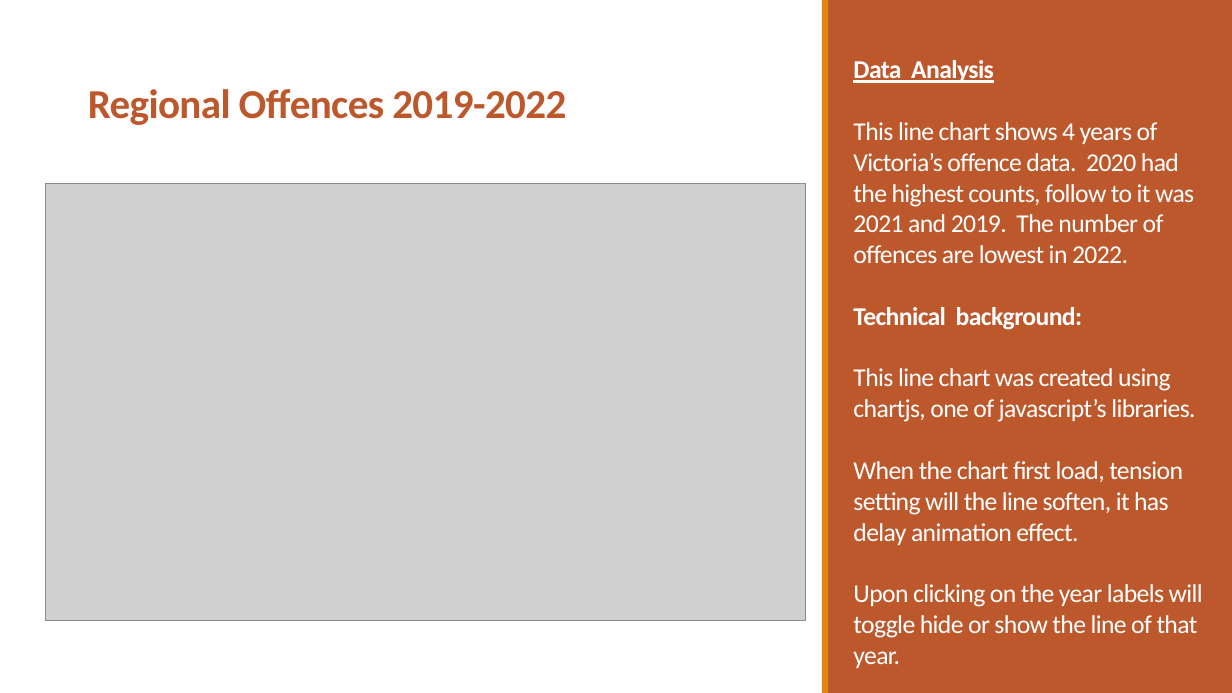
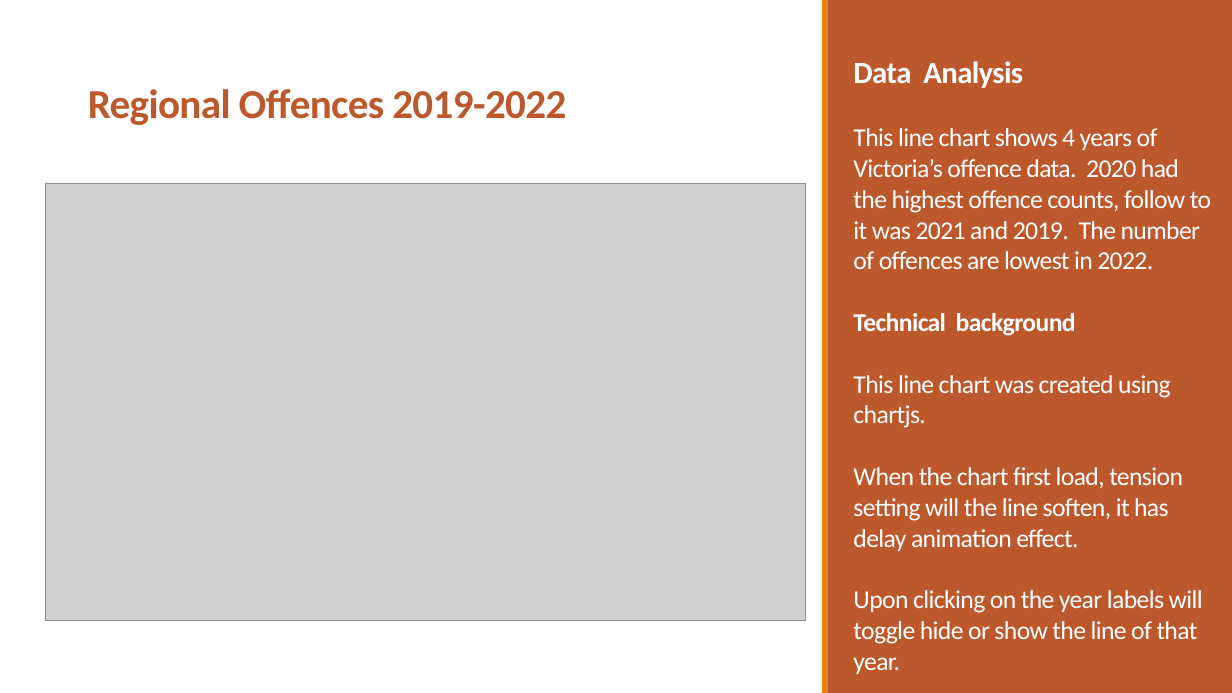
Before and after one commit to PhuongTieuOp/project3, a slide deck: slide 3 of Victoria Crime Data Visualization3.pptx (slide 4 before the commit). Drawn at 1232x693 pixels with LibreOffice and Linux fonts; fonts in the diff are those of the drawing; grey boxes stand for pictures. Boxes give left, top, right and bottom in pixels: in the first picture for what was removed or moved away, otherwise in the second. Text is boxed around its words. In the diff, an @@ line names an element or a change of style, - is before the commit and + after.

```diff
--- a/Victoria Crime Data Visualization3.pptx
+++ b/Victoria Crime Data Visualization3.pptx
@@ text at bbox=[853, 61, 1211, 674]: text changed @@
-Data Analysis
-This line chart shows 4 years of Victoria’s offence data. 2020 had the highest counts, follow to it was 2021 and 2019. The number of offences are lowest in 2022.
-Technical background:
-This line chart was created using chartjs, one of javascript’s libraries.
-When the chart first load, tension setting will the line soften, it has delay animation effect.
-Upon clicking on the year labels will toggle hide or show the line of that year.
+Data Analysis
+This line chart shows 4 years of Victoria’s offence data. 2020 had the highest offence counts, follow to it was 2021 and 2019. The number of offences are lowest in 2022.
+Technical background
+This line chart was created using chartjs.
+When the chart first load, tension setting will the line soften, it has delay animation effect.
+Upon clicking on the year labels will toggle hide or show the line of that year.
```
Also in this commit, not shown: 6 other slides changed, 1 slide removed.
